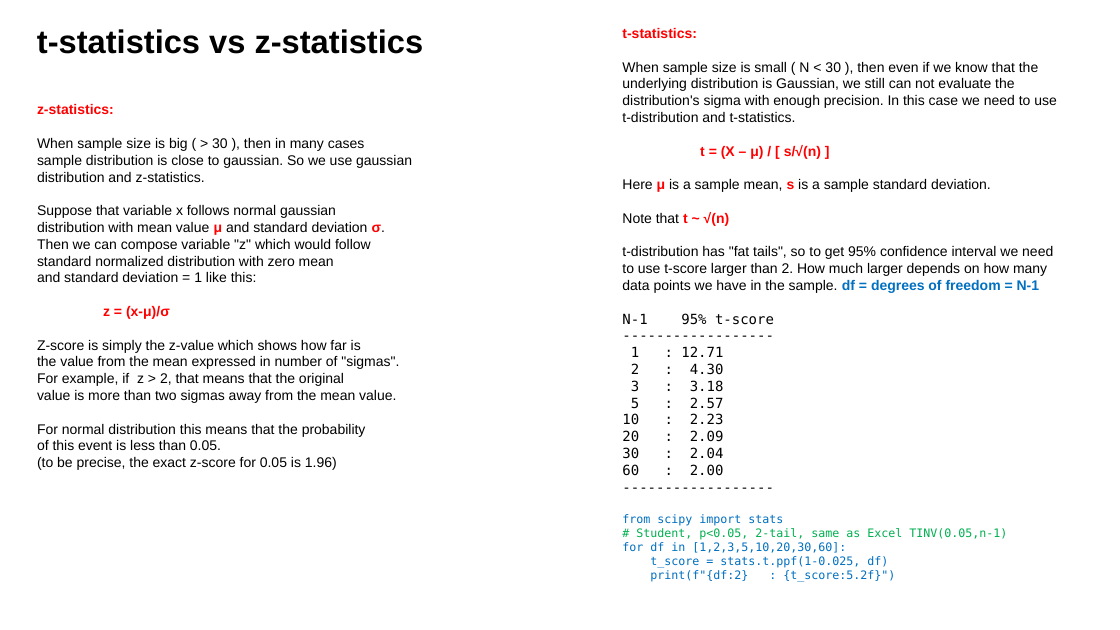
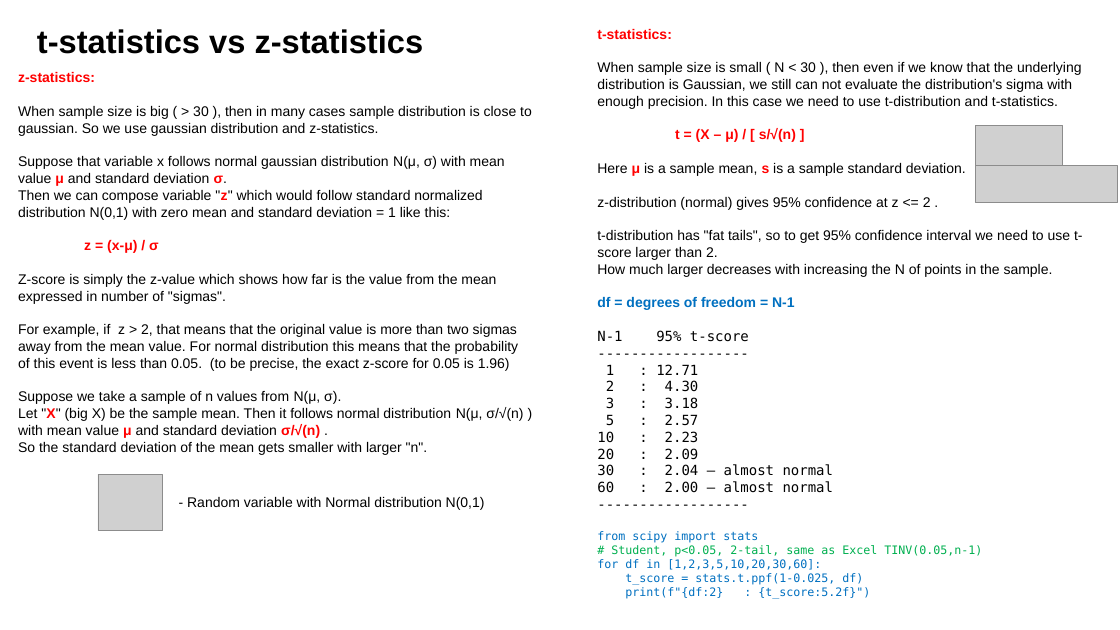
Before and after one commit to lselector/ml_ai_doc, a slide deck: slide 2 of statistics_07_t_distribution.pptx. Drawn at 1120x630 pixels with LibreOffice and Linux fonts; fonts in the diff are those of the drawing; grey boxes stand for pictures. Boxes give left, top, right and bottom in pixels: in the first picture for what was removed or moved away, otherwise in the second. Text is boxed around its words. In the diff, an @@ line names an element or a change of style, - is before the commit and + after.

```diff
--- a/statistics_07_t_distribution.pptx
+++ b/statistics_07_t_distribution.pptx
@@ text "t-statistics:": place and size @@
-text "t-statistics:" at [622,28,1057,582]
+text "t-statistics:" at [597,29,1083,599]
@@ text "z-statistics:": place and size @@
-text "z-statistics:" at [37,104,412,470]
+text "z-statistics:" at [18,72,532,455]
@@ text at [18,106,532,455]: text changed @@
-When sample size is big ( > 30 ), then in many cases
-sample distribution is close to gaussian. So we use gaussian distribution and z-statistics.
-Suppose that variable x follows normal gaussian
-distribution with mean value μ and standard deviation σ.
-Then we can compose variable "z" which would follow
-standard normalized distribution with zero mean
-and standard deviation = 1 like this:
-z = (x-μ)/σ
-Z-score is simply the z-value which shows how far is
-the value from the mean expressed in number of "sigmas".
-For example, if z > 2, that means that the original
-value is more than two sigmas away from the mean value.
-For normal distribution this means that the probability
-of this event is less than 0.05.
-(to be precise, the exact z-score for 0.05 is 1.96)
+When sample size is big ( > 30 ), then in many cases sample distribution is close to gaussian. So we use gaussian distribution and z-statistics.
+Suppose that variable x follows normal gaussian distribution N(μ, σ) with mean value μ and standard deviation σ.
+Then we can compose variable "z" which would follow standard normalized distribution N(0,1) with zero mean and standard deviation = 1 like this:
+z = (x-μ) / σ
+Z-score is simply the z-value which shows how far is the value from the mean expressed in number of "sigmas".
+For example, if z > 2, that means that the original value is more than two sigmas away from the mean value. For normal distribution this means that the probability
+of this event is less than 0.05. (to be precise, the exact z-score for 0.05 is 1.96)
+Suppose we take a sample of n values from N(μ, σ).
+Let "X" (big X) be the sample mean. Then it follows normal distribution N(μ, σ/√(n) ) with mean value μ and standard deviation σ/√(n) .
+So the standard deviation of the mean gets smaller with larger "n".
@@ picture added at [975,125,1063,166] @@
@@ picture added at [975,166,1118,202] @@
@@ text at [597,197,1083,310]: text changed @@
-Note that t ~ √(n)
-t-distribution has "fat tails", so to get 95% confidence interval we need to use t-score larger than 2. How much larger depends on how many data points we have in the sample. df = degrees of freedom = N-1
+z-distribution (normal) gives 95% confidence at z <= 2 .
+t-distribution has "fat tails", so to get 95% confidence interval we need to use t-score larger than 2.
+How much larger decreases with increasing the N of points in the sample.
+df = degrees of freedom = N-1
@@ picture added at [98,474,163,530] @@
@@ text at [597,464,834,493]: text changed @@
-30 : 2.04
-60 : 2.00
+30 : 2.04 – almost normal
+60 : 2.00 – almost normal
@@ text added at [187,497,485,510], 12 pt, text #000000 @@
+- Random variable with Normal distribution N(0,1)
```
Also in this commit, not shown: 3 other slides changed, 1 other file.
